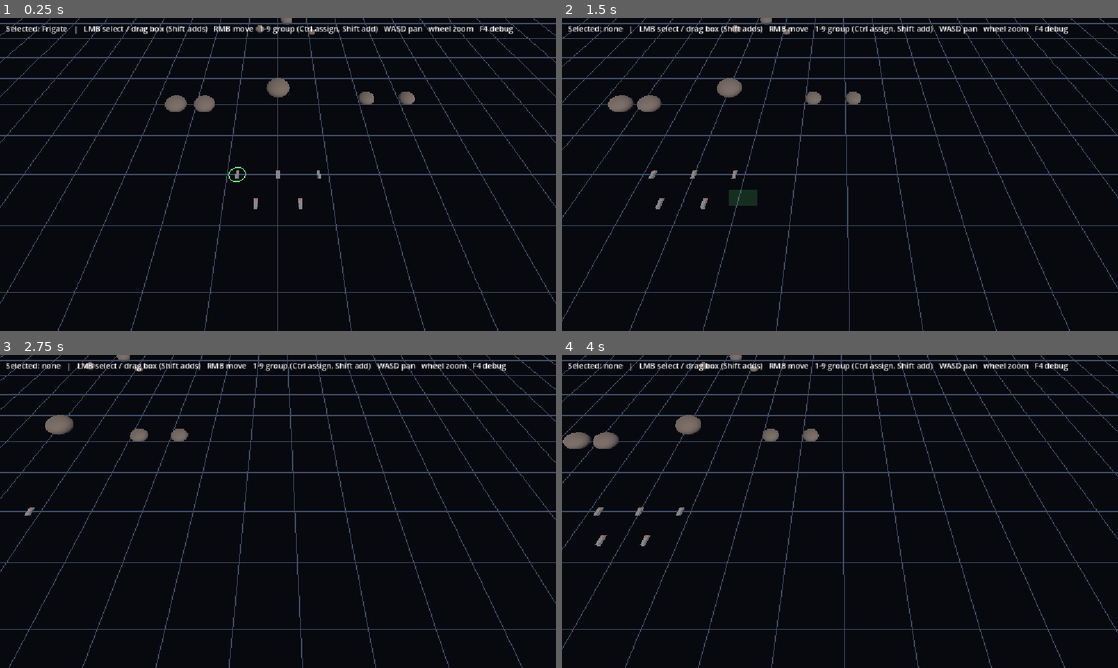
Above: before the commit, frames 1-4 (two rows, left to right).
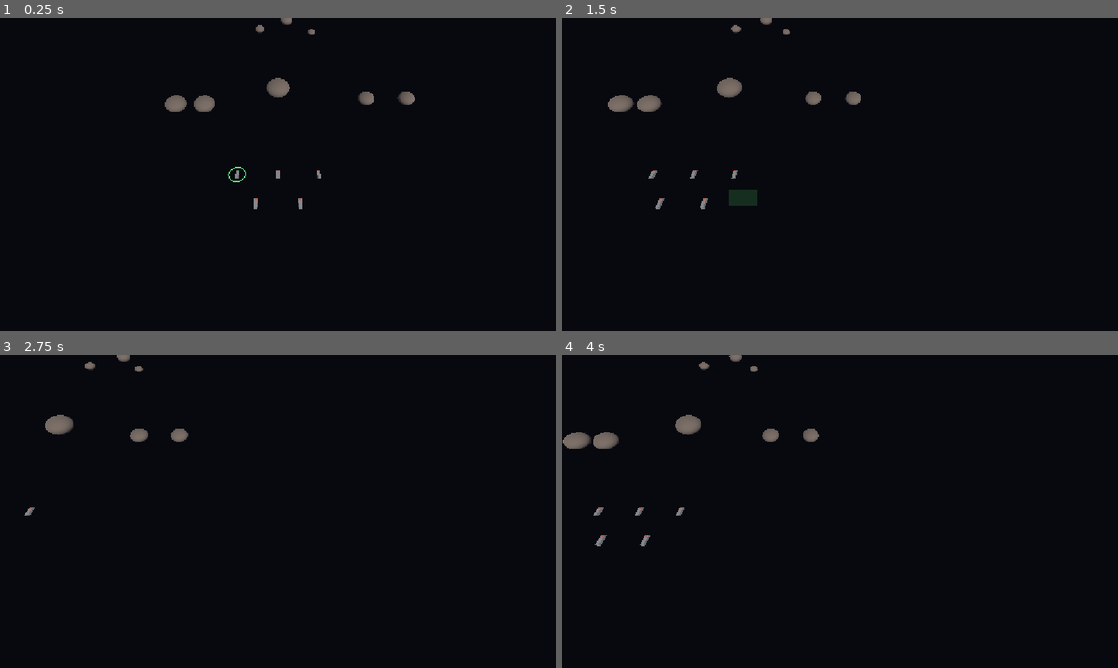
Above: after the commit, the same moments.

Repository: nikosban/tala
Game: Godot game, scene res://game/presentation/sandbox/movement_sandbox.tscn
The game is run twice, just before and just after one commit, with the same random seed, the same clock (stepped at 60 frames per second) and the same inputs.
Inputs (mouse positions are in pixels of both pictures, inside the frame that each line leads up to):
- Up to frame 1 (0.25 s): no input
- Up to frame 2 (1.5 s): tap Enter at 0.5 s; move the mouse to (962, 158) at 0.52 s; hold D 0.53-1.25 s; tap 0 at 0.6 s; click (962, 158) at 0.67 s; drag from (728, 190) to (812, 237) at 1.27 s
- Up to frame 3 (2.75 s): move the mouse to (333, 442) at 2.02 s; hold D from 2.03 s (still down); tap 0 at 2.1 s
- Up to frame 4 (4 s): release D at 2.75 s; drag from (812, 574) to (673, 464) at 2.77 s; move the mouse to (1006, 558) at 3.52 s; hold A from 3.53 s (still down); tap 0 at 3.6 s

The runs differ from the first frame. In frame 1, 6.1% of the frame differs, in the area x 0-100%, y 0-100%; in frame 2, 6.1%; in frame 3, 6.1%; in frame 4, 6.1%.

Commit message:
Move grid and info line into DebugTools
The reference grid (from the sandbox) and the selection/key-bindings
info line (from the Hud) are debug visuals too, so they now hide and
show with F4. Order warnings stay in the Hud. Tests and
ARCHITECTURE.md updated.

Co-Authored-By: Claude Opus 5.5 <noreply@anthropic.com>

Diff:
--- a/game/player/hud.gd
+++ b/game/player/hud.gd
@@ -1,7 +1,8 @@
 class_name Hud
 extends Node3D
-## Player HUD: selection rings under selected ships, the drag box, the help and selection line,
-## and order warnings. Reads Command (and PlayerInput's box); never changes game state.
+## Player HUD: selection rings under selected ships, the drag box and order warnings.
+## The selection and key-bindings info line belongs to DebugTools (F4).
+## Reads Command (and PlayerInput's box); never changes game state.
 
 @export var command: CommandController
 @export var input: PlayerInput
@@ -16,7 +17,6 @@
 var _rings := MeshInstance3D.new()
 var _ring_mesh := ImmediateMesh.new()
 var _box := ColorRect.new()
-var _help := Label.new()
 var _warning := Label.new()
 var _warning_left := 0.0
 
@@ -35,8 +35,6 @@
 	_box.mouse_filter = Control.MOUSE_FILTER_IGNORE
 	_box.visible = false
 	layer.add_child(_box)
-	_help.position = Vector2(12, 10)
-	layer.add_child(_help)
 	_warning.position = Vector2(12, 40)
 	_warning.add_theme_color_override(&"font_color", warning_color)
 	_warning.visible = false
@@ -44,10 +42,8 @@
 	if input != null:
 		input.box_changed.connect(_on_box_changed)
 	if command != null:
-		command.selection_changed.connect(_on_selection_changed)
 		command.order_rejected.connect(_warn.bind("rejected: no free spot or route"))
 		command.order_failed.connect(_warn.bind("failed: route blocked, no way through"))
-		_on_selection_changed(command.selected())
 
 
 func _process(delta: float) -> void:
@@ -82,14 +78,6 @@
 	_box.visible = visible_now
 
 
-func _on_selection_changed(ships: Array[Object]) -> void:
-	var names := PackedStringArray()
-	for ship in ships:
-		names.append((ship as Node).name)
-	var selected := ", ".join(names) if not names.is_empty() else "none"
-	_help.text = "Selected: %s   |   %s" % [selected, PlayerInput.HELP]
-
-
 func _warn(ship: ShipBase, _destination: Vector3, reason: String) -> void:
 	_warning.text = "%s order %s" % [ship.name, reason]
 	_warning_left = warning_time
--- a/game/presentation/debug/debug_tools.gd
+++ b/game/presentation/debug/debug_tools.gd
@@ -1,30 +1,45 @@
 class_name DebugTools
 extends Node3D
 ## Debug tooling (Presentation, reads only): owns every debug visual and toggles them all with
-## one key (F4), hidden at start. Per tracked ship: the movement overlay (route, corridor,
-## steer arc, stop point, turning circles, give-way point, state label; the first ship also
-## draws the obstacle keep-out circles) and the active (green) and pending (yellow)
-## destination markers. Reads ShipBase.get_debug_info() / get_active_destination() and
-## CommandController.get_pending_destination(); changes no game state.
+## one key (F4), hidden at start. World: the reference grid and the info line (selection and
+## key bindings). Per tracked ship: the movement overlay (route, corridor, steer arc, stop point,
+## turning circles, give-way point, state label; the first ship also draws the obstacle
+## keep-out circles) and the active (green) and pending (yellow) destination markers.
+## Reads ShipBase.get_debug_info() / get_active_destination() and CommandController
+## (selection, get_pending_destination()); changes no game state.
 
 const MARKER := preload("res://game/presentation/debug/destination_marker.tscn")
 const DEBUG_DRAW := preload("res://game/presentation/debug/movement_debug_draw.gd")
 
-## Source of pending (delayed) orders for the yellow markers. Optional.
+## Source of the selection (info line) and pending (delayed) orders (yellow markers). Optional.
 @export var command: CommandController
 ## Whether the debug visuals start visible.
 @export var enabled := false
 @export var toggle_key: Key = KEY_F4
 @export var pending_color := Color(1.0, 0.85, 0.2)
+@export var grid_color := Color(0.25, 0.3, 0.4)
+## Grid half-size and line spacing (u).
+@export var grid_extent := 3000.0
+@export var grid_step := 100.0
 
 ## Holds every debug visual; hidden and not processed while disabled.
 var _layers := Node3D.new()
+## Screen-space debug text; CanvasLayer visibility does not follow _layers, so it is set too.
+var _canvas := CanvasLayer.new()
+var _info := Label.new()
 var _tracked := {}  # ShipBase -> [overlay, active marker, pending marker]
 
 
 func _ready() -> void:
 	_layers.name = "Layers"
 	add_child(_layers)
+	_layers.add_child(_build_grid())
+	_info.position = Vector2(12, 10)
+	_canvas.add_child(_info)
+	_layers.add_child(_canvas)
+	if command != null:
+		command.selection_changed.connect(_on_selection_changed)
+	_on_selection_changed(command.selected() if command != null else [])
 	set_enabled(enabled)
 
 
@@ -48,6 +63,7 @@
 func set_enabled(on: bool) -> void:
 	enabled = on
 	_layers.visible = on
+	_canvas.visible = on
 	_layers.process_mode = Node.PROCESS_MODE_INHERIT if on else Node.PROCESS_MODE_DISABLED
 
 
@@ -80,3 +96,31 @@
 	marker.visible = destination != null
 	if destination != null:
 		marker.global_position = destination
+
+
+func _on_selection_changed(ships: Array) -> void:
+	var names := PackedStringArray()
+	for ship in ships:
+		names.append((ship as Node).name)
+	var selected := ", ".join(names) if not names.is_empty() else "none"
+	_info.text = "Selected: %s   |   %s" % [selected, PlayerInput.HELP]
+
+
+func _build_grid() -> MeshInstance3D:
+	var grid := ImmediateMesh.new()
+	var material := StandardMaterial3D.new()
+	material.shading_mode = BaseMaterial3D.SHADING_MODE_UNSHADED
+	material.albedo_color = grid_color
+	grid.surface_begin(Mesh.PRIMITIVE_LINES, material)
+	var x := -grid_extent
+	while x <= grid_extent:
+		grid.surface_add_vertex(Vector3(x, -1, -grid_extent))
+		grid.surface_add_vertex(Vector3(x, -1, grid_extent))
+		grid.surface_add_vertex(Vector3(-grid_extent, -1, x))
+		grid.surface_add_vertex(Vector3(grid_extent, -1, x))
+		x += grid_step
+	grid.surface_end()
+	var instance := MeshInstance3D.new()
+	instance.name = "Grid"
+	instance.mesh = grid
+	return instance
--- a/game/presentation/sandbox/sandbox_controller.gd
+++ b/game/presentation/sandbox/sandbox_controller.gd
@@ -1,7 +1,7 @@
 extends Node3D
-## Movement sandbox (project main scene). Composition only: builds the world (obstacles, grid),
+## Movement sandbox (project main scene). Composition only: builds the world (obstacles),
 ## the ships, Command (CommandController), the Player layer (PlayerInput, RtsCamera, Hud) and
-## DebugTools (all debug visuals, toggled with F4).
+## DebugTools (all debug visuals, including the grid and info line, toggled with F4).
 
 const FRIGATE := preload("res://game/ship/classes/frigate/frigate.tscn")
 const OBSTACLE := preload("res://game/world/obstacles/obstacle.tscn")
@@ -51,25 +51,3 @@
 	_hud.input = _input
 	add_child(_hud)
 	_command.select([_ships[0]])
-	_draw_grid()
-
-
-func _draw_grid() -> void:
-	var grid := ImmediateMesh.new()
-	var material := StandardMaterial3D.new()
-	material.shading_mode = BaseMaterial3D.SHADING_MODE_UNSHADED
-	material.albedo_color = Color(0.25, 0.3, 0.4)
-	grid.surface_begin(Mesh.PRIMITIVE_LINES, material)
-	var extent := 3000.0
-	var step := 100.0
-	var x := -extent
-	while x <= extent:
-		grid.surface_add_vertex(Vector3(x, -1, -extent))
-		grid.surface_add_vertex(Vector3(x, -1, extent))
-		grid.surface_add_vertex(Vector3(-extent, -1, x))
-		grid.surface_add_vertex(Vector3(extent, -1, x))
-		x += step
-	grid.surface_end()
-	var instance := MeshInstance3D.new()
-	instance.mesh = grid
-	add_child(instance)
--- a/tests/scenarios/test_debug_tools.gd
+++ b/tests/scenarios/test_debug_tools.gd
@@ -1,6 +1,6 @@
 extends RefCounted
-## Scene tests for DebugTools: hidden at start, F4 toggles every debug visual, markers follow
-## the active order, and visuals of a freed ship are removed.
+## Scene tests for DebugTools: hidden at start, F4 toggles every debug visual (including the
+## grid and info line), markers follow the active order, and visuals of a freed ship are removed.
 
 const FRIGATE := preload("res://game/ship/classes/frigate/frigate.tscn")
 
@@ -19,7 +19,7 @@
 	return event
 
 
-func _setup(world: Node3D) -> Array:
+func _setup(world: Node3D, track: bool = true) -> Array:
 	var command := CommandController.new()
 	world.add_child(command)
 	var debug := DebugTools.new()
@@ -29,7 +29,8 @@
 	world.add_child(ship)
 	ship.movement.reset_motion(Vector3.ZERO, 0.0, 0.0)
 	command.register_ship(ship)
-	debug.track_ship(ship)
+	if track:
+		debug.track_ship(ship)
 	return [debug, ship, command]
 
 
@@ -39,12 +40,13 @@
 	var debug: DebugTools = parts[0]
 	var layers: Node3D = debug.get_node("Layers")
 	t.check(not debug.is_enabled(), "debug starts disabled")
-	t.check(not layers.is_visible_in_tree(), "debug visuals hidden at start")
-	t.check(layers.get_child_count() == 3, "overlay and two markers per ship (got %d)" % layers.get_child_count())
+	var canvas: CanvasLayer = layers.get_children().filter(func(n: Node) -> bool: return n is CanvasLayer)[0]
+	t.check(layers.has_node("Grid"), "grid belongs to debug tools")
+	t.check(not layers.is_visible_in_tree() and not canvas.visible, "debug visuals and info line hidden at start")
 	debug._unhandled_input(_f4())
-	t.check(debug.is_enabled() and layers.is_visible_in_tree(), "F4 shows debug visuals")
+	t.check(debug.is_enabled() and layers.is_visible_in_tree() and canvas.visible, "F4 shows debug visuals and info line")
 	debug._unhandled_input(_f4())
-	t.check(not debug.is_enabled() and not layers.is_visible_in_tree(), "F4 again hides them")
+	t.check(not debug.is_enabled() and not layers.is_visible_in_tree() and not canvas.visible, "F4 again hides them")
 	world.queue_free()
 
 
@@ -59,7 +61,9 @@
 	for i in 5:
 		await t.tree.physics_frame
 	await t.tree.process_frame
-	var active: MeshInstance3D = debug.get_node("Layers").get_child(1)
+	var layers := debug.get_node("Layers")
+	# Each tracked ship appends [overlay, active, pending].
+	var active: MeshInstance3D = layers.get_child(layers.get_child_count() - 2)
 	t.check(active.visible, "active marker shown while an order is active")
 	t.check(active.global_position.distance_to(destination) < 0.01, "active marker at the destination")
 	world.queue_free()
@@ -67,11 +71,15 @@
 
 func test_freed_ship_visuals_removed(t: TestContext) -> void:
 	var world: Node3D = await _world(t)
-	var parts := _setup(world)
+	var parts := _setup(world, false)
 	var debug: DebugTools = parts[0]
 	var ship: ShipBase = parts[1]
+	var layers := debug.get_node("Layers")
+	var base := layers.get_child_count()
+	debug.track_ship(ship)
+	t.check(layers.get_child_count() == base + 3, "overlay and two markers per ship")
 	ship.free()
 	await t.tree.process_frame
 	await t.tree.process_frame
-	t.check(debug.get_node("Layers").get_child_count() == 0, "visuals of a freed ship are removed")
+	t.check(layers.get_child_count() == base, "visuals of a freed ship are removed")
 	world.queue_free()
Not shown, changed: ARCHITECTURE.md
